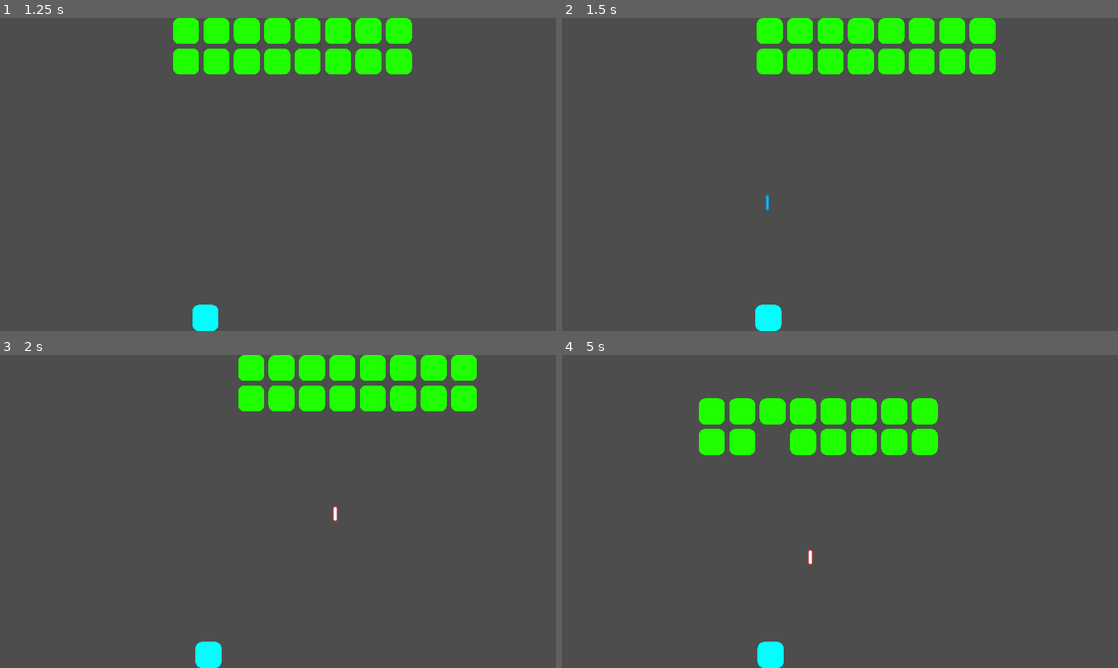
Above: before the commit, frames 1-4 (two rows, left to right).
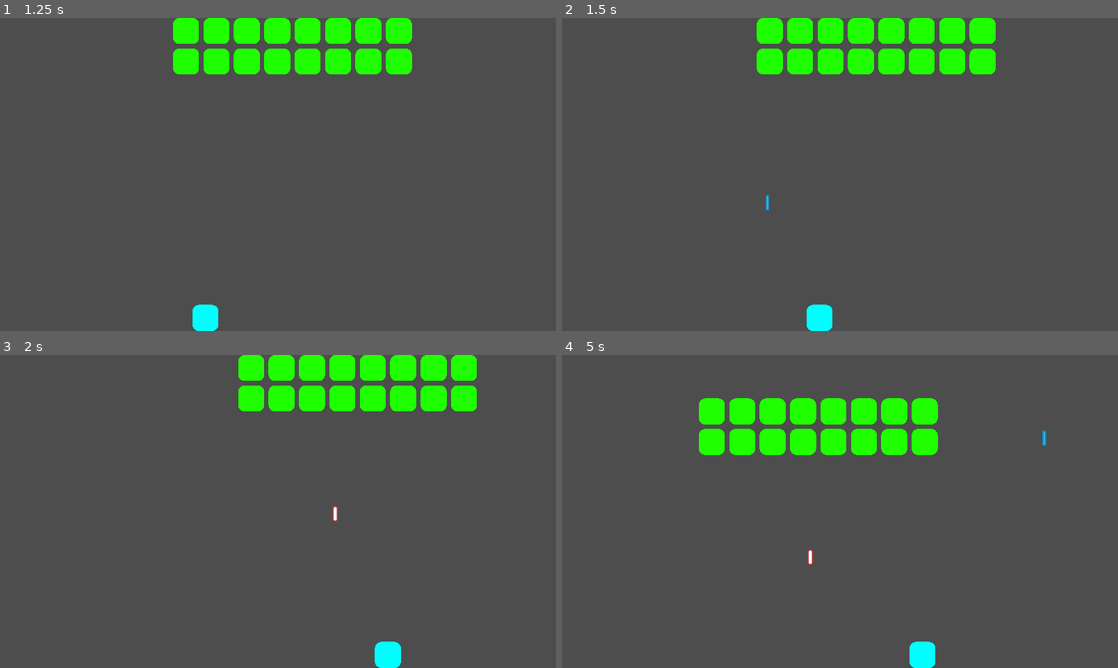
Above: after the commit, the same moments.

Repository: michael-j-coyne/space-defense
Game: Godot game, scene res://scenes/main.tscn
Same seed, same stepped clock (60 frames per second), same inputs: the game is played once before the commit and once after it.
Inputs (mouse positions are in pixels of both pictures, inside the frame that each line leads up to):
- Up to frame 1 (1.25 s): click "Click here or press space to …" at 0.5 s
- Up to frame 2 (1.5 s): tap Enter (ui_accept) at 1.25 s; move the mouse to (962, 158) at 1.27 s; hold Right (ui_right) from 1.28 s (still down); hold Shift from 1.28 s (still down); click (962, 158) at 1.42 s
- Up to frame 3 (2 s): keep holding Right (ui_right); keep holding Shift; tap Enter (ui_accept) at 1.52 s
- Up to frame 4 (5 s): release Right (ui_right) at 2 s; release Shift at 2 s; drag from (728, 527) to (773, 655) at 2.02 s; move the mouse to (895, 442) at 2.77 s; hold Right (ui_right) 2.78-3.5 s; tap Ctrl at 2.85 s; drag from (812, 574) to (840, 411) at 3.52 s; move the mouse to (1006, 558) at 4.27 s; hold Left (ui_left) from 4.28 s (still down); tap Alt at 4.35 s; tap Enter (ui_accept) at 4.52 s

Frame 1 is identical in both runs. In frame 2, 0.7% of the frame differs, in the area x 34-49%, y 91-100%; in frame 3, 0.8%; in frame 4, 1.2%, in the area x 35-88%, y 23-100%.

Commit message:
Update player_variables.gd

Diff:
--- a/player_variables.gd
+++ b/player_variables.gd
@@ -1,7 +1,7 @@
 extends Node
 
 var money: int = 0
-var speed: float = 10
+var speed: float = 600
 
 # gun variables
 var gun_cooldown = 0.75
